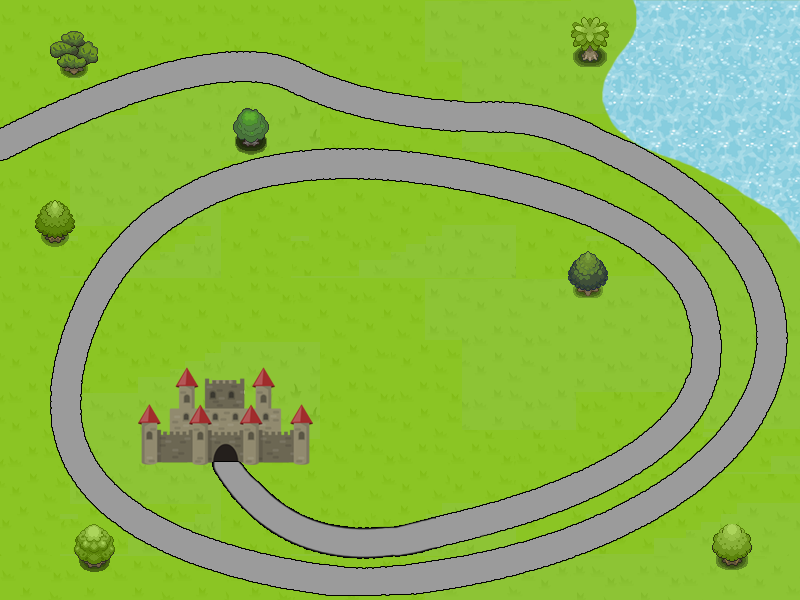
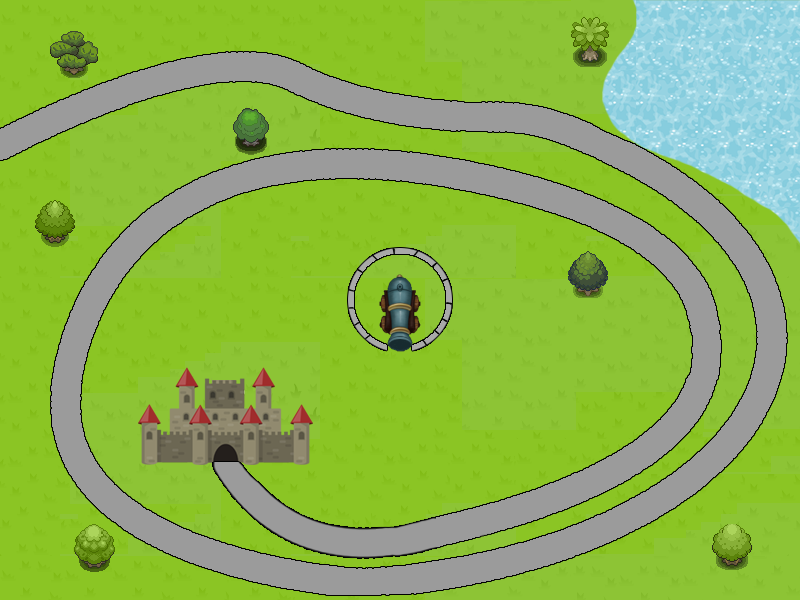
Layer changes from the first 800 x 600 image to the second:
showed "Canhao" over (x1=347, y1=247, x2=453, y2=352)
showed "Heatmap", moved it above "Background" over (x1=347, y1=247, x2=453, y2=352)
